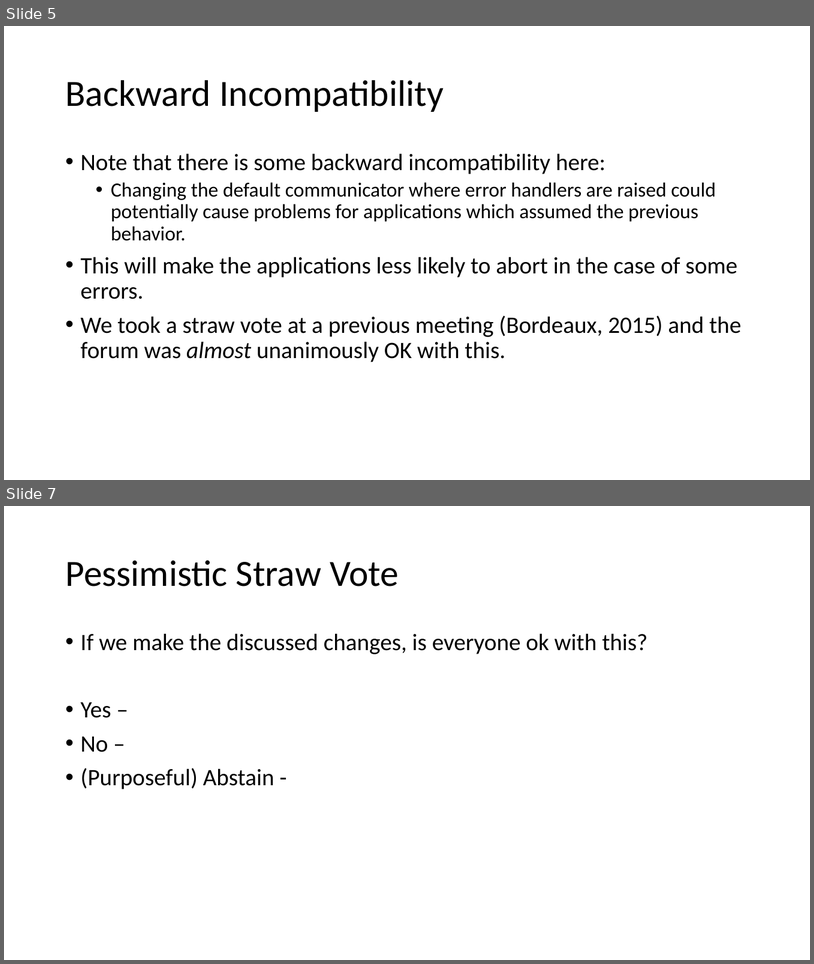
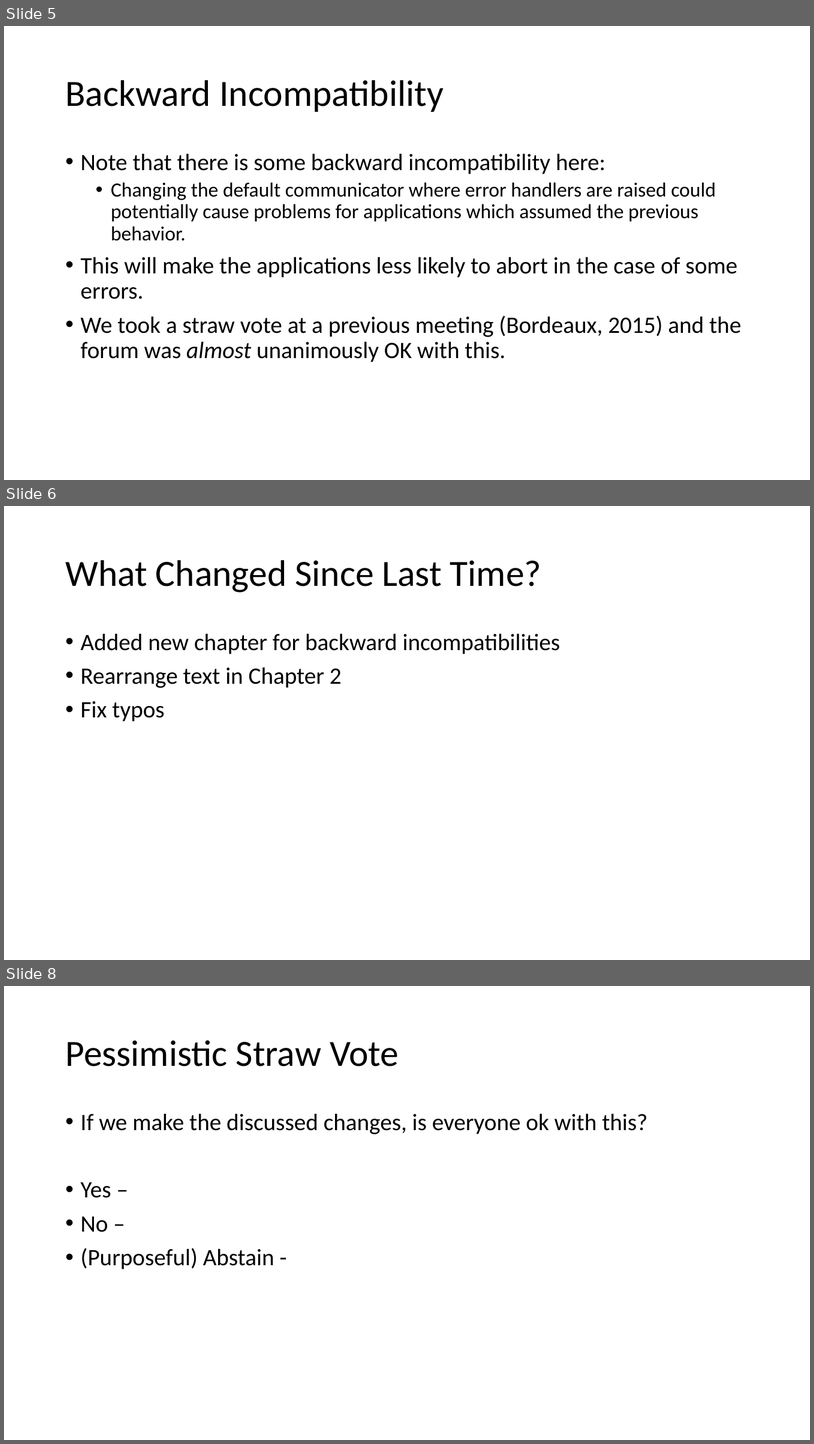
Before and after one commit to mpiwg-ft/ft-issues, a slide deck: slides/2017-12-05-Error-Handlers-Reading.pptx. Shown one above the other, each under a label of ours: slides 5 and 7 before the commit, slides 5, 6 and 8 after it; the slides between them are not shown. The pictures are 814x964 and 814x1444 pixels, drawn with LibreOffice and Linux fonts; fonts in the diff are those of the drawing. Boxes give left, top, right and bottom in pixels: in the first picture for what was removed or moved away, otherwise in the second. Text is boxed around its words. In the diff, an @@ line names an element or a change of style, - is before the commit and + after.

```diff
--- a/slides/2017-12-05-Error-Handlers-Reading.pptx
+++ b/slides/2017-12-05-Error-Handlers-Reading.pptx
@@ slide 6 added at (4, 506, 810, 960), background #FFFFFF @@
@@ title added at (65, 560, 542, 592), 44 pt, text #000000 @@
+What Changed Since Last Time?
@@ text added at (81, 633, 561, 721), 28 pt, text #000000 @@
+• Added new chapter for backward incompatibilities
+• Rearrange text in Chapter 2
+• Fix typos
@@ what was slide 7 is now slide 8 @@
```
Also in this commit, not shown: 1 other slide added, 1 slide removed, 1 other file.
